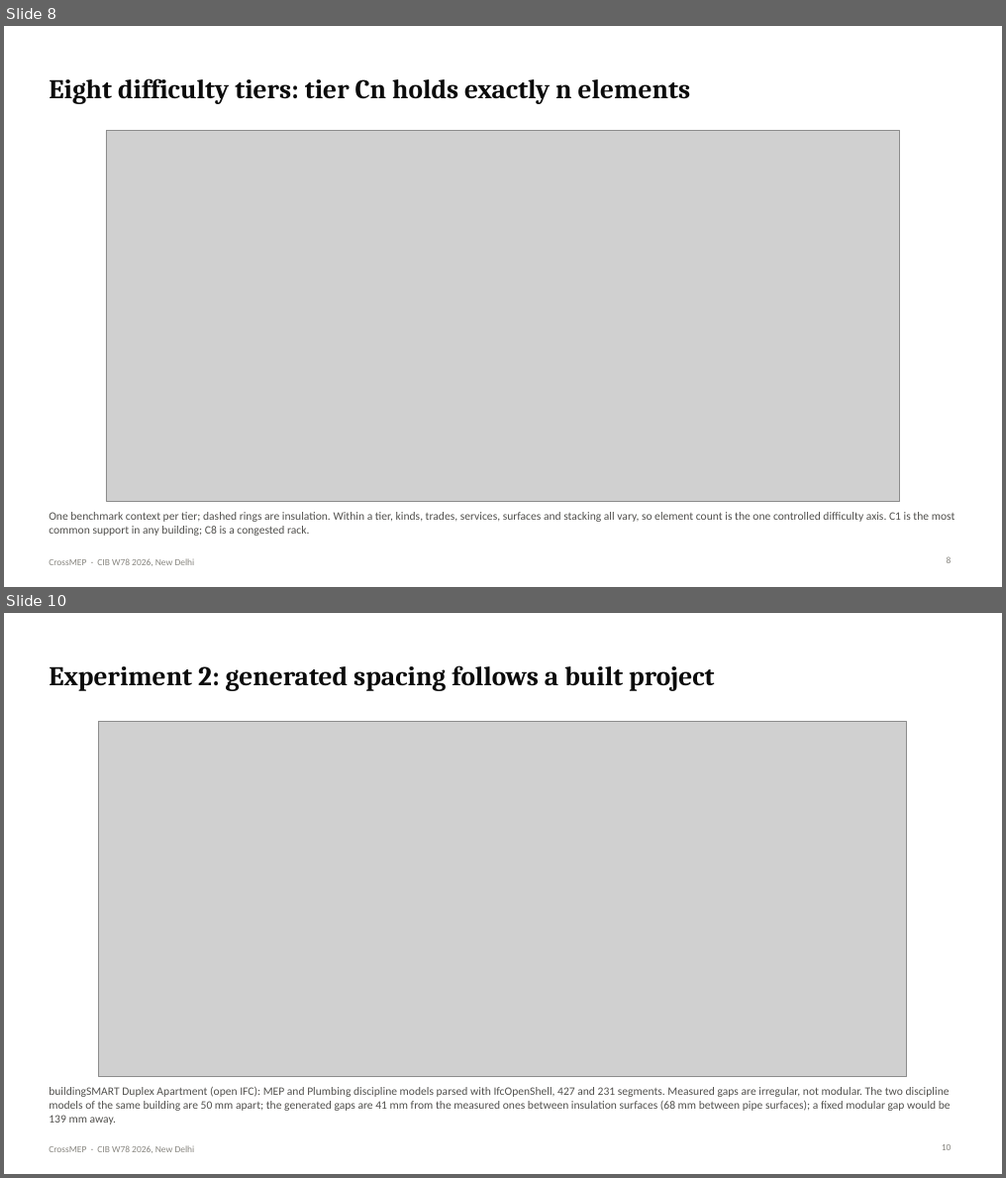
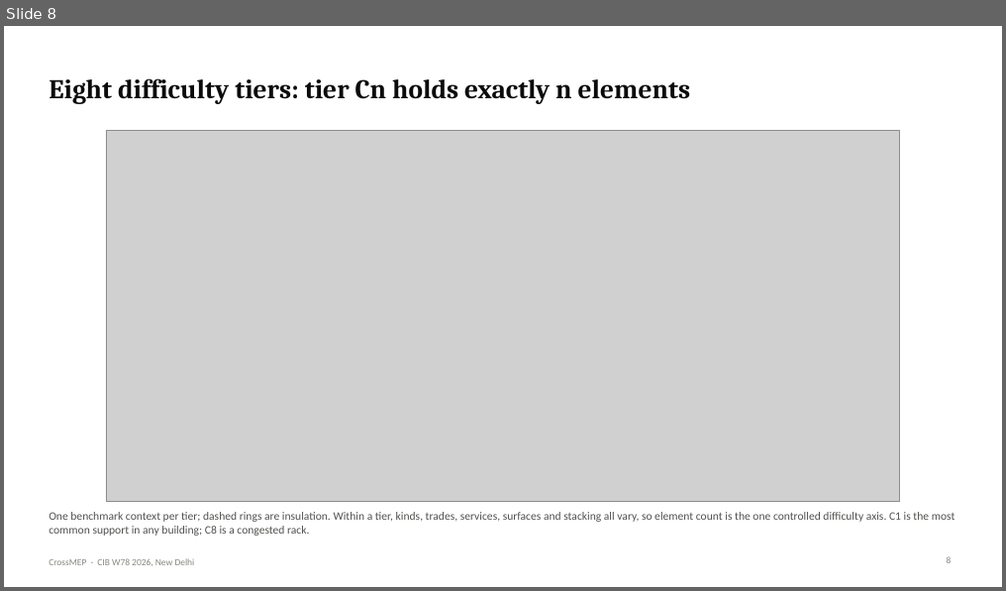
Before and after one commit to lavinia-ped/CrossMEP_Dataset, a slide deck: docs/CrossMEP_CIBW78_talk.pptx. Shown one above the other, each under a label of ours: slides 8 and 10 before the commit, slide 8 after it; the slides between them are not shown. The pictures are 1006x1178 and 1006x591 pixels, drawn with LibreOffice and Linux fonts; fonts in the diff are those of the drawing; grey boxes stand for pictures. Boxes give left, top, right and bottom in pixels: in the first picture for what was removed or moved away, otherwise in the second. Text is boxed around its words. In the diff, an @@ line names an element or a change of style, - is before the commit and + after.

```diff
--- a/docs/CrossMEP_CIBW78_talk.pptx
+++ b/docs/CrossMEP_CIBW78_talk.pptx
@@ slide 10 removed at [4, 613, 1002, 1174], background #FFFFFF; not listed: 1 template element that a slide beside it also shows @@
@@ title removed at [49, 665, 714, 691] @@
-Experiment 2: generated spacing follows a built project
@@ picture removed at [99, 722, 908, 1077] @@
@@ text removed at [49, 1087, 950, 1125] @@
-buildingSMART Duplex Apartment (open IFC): MEP and Plumbing discipline models parsed with IfcOpenShell, 427 and 231 segments. Measured gaps are irregular, not modular. The two discipline models of the same building are 50 mm apart; the generated gaps are 41 mm from the measured ones between insulation surfaces (68 mm between pipe surfaces); a fixed modular gap would be 139 mm away.
@@ page number removed at [942, 1145, 951, 1151] @@
-10
```
Also in this commit, not shown: 4 slides changed, 3 slides added, 1 other slide removed, 32 other files.
